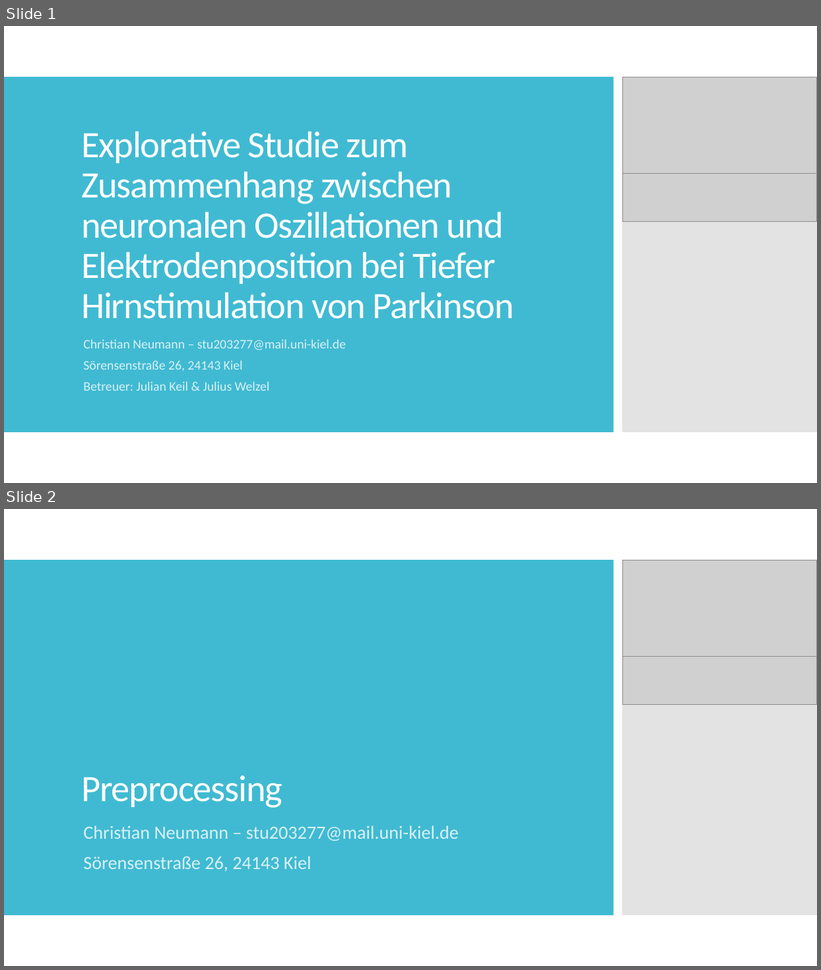
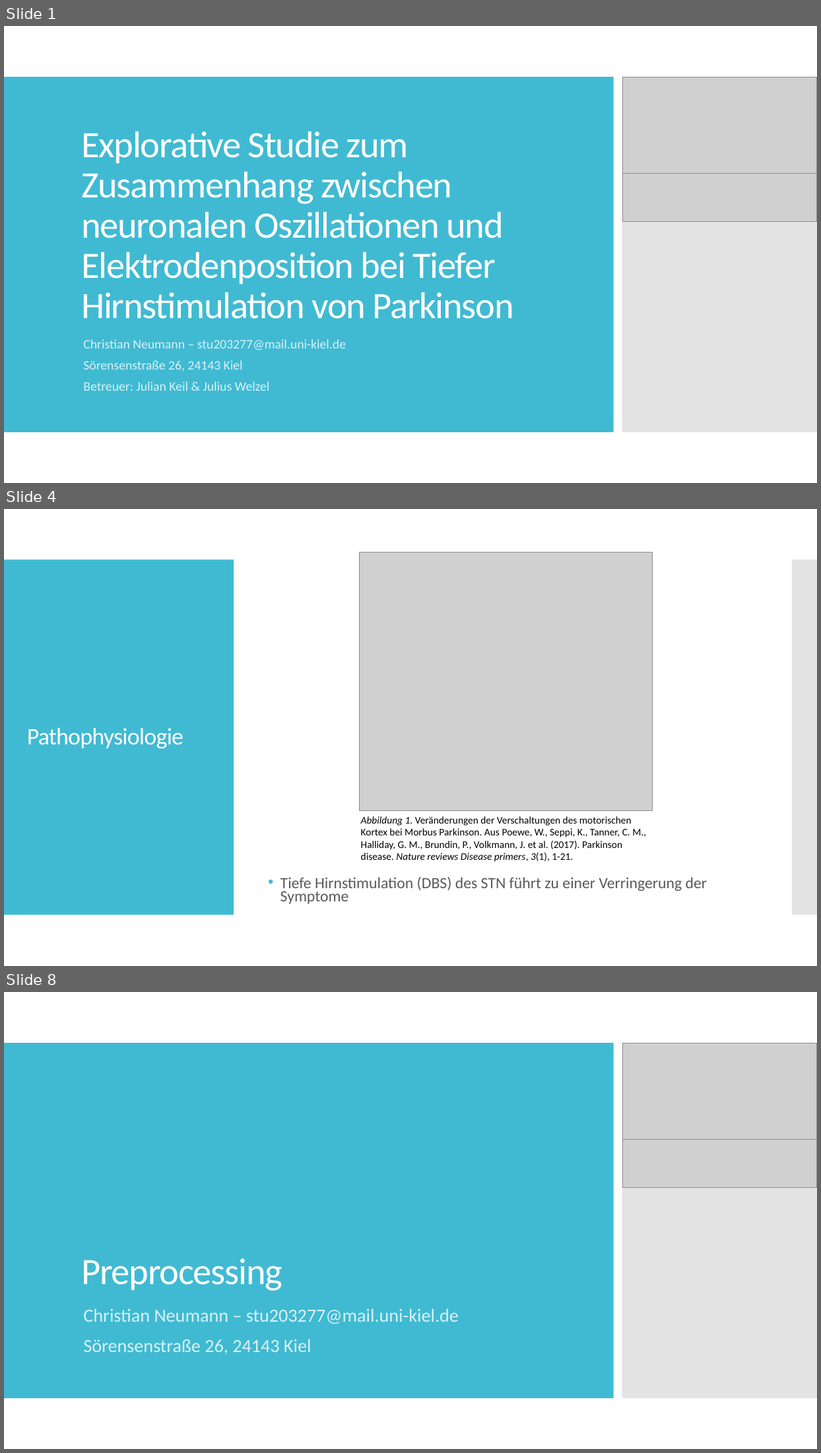
Before and after one commit to christianneumannCAU/Master-CAU, a slide deck: 03_exposé/Results.pptx. Shown one above the other, each under a label of ours: slides 1 and 2 before the commit, slides 1, 4 and 8 after it; the slides between them are not shown. The pictures are 821x970 and 821x1453 pixels, drawn with LibreOffice and Linux fonts; fonts in the diff are those of the drawing; grey boxes stand for pictures. Boxes give left, top, right and bottom in pixels: in the first picture for what was removed or moved away, otherwise in the second. Text is boxed around its words. In the diff, an @@ line names an element or a change of style, - is before the commit and + after.

```diff
--- a/03_exposé/Results.pptx
+++ b/03_exposé/Results.pptx
@@ slide 4 added at (x1=4, y1=509, x2=817, y2=966), background #FFFFFF @@
@@ rectangle added at (x1=4, y1=560, x2=234, y2=916), fill #40BAD2 @@
@@ picture added at (x1=360, y1=553, x2=652, y2=811) @@
@@ rectangle added at (x1=792, y1=560, x2=817, y2=916), fill #C8C8C8 at 50% opacity @@
@@ title added at (x1=27, y1=728, x2=184, y2=749), 28 pt, text #FFFFFF @@
+Pathophysiologie
@@ text added at (x1=361, y1=817, x2=646, y2=862), 12 pt, text #000000 @@
+Abbildung 1. Veränderungen der Verschaltungen des motorischen Kortex bei Morbus Parkinson. Aus Poewe, W., Seppi, K., Tanner, C. M., Halliday, G. M., Brundin, P., Volkmann, J. et al. (2017). Parkinson disease. Nature reviews Disease primers, 3(1), 1-21.
@@ text added at (x1=281, y1=877, x2=708, y2=904), 18.5 pt, text #595959 @@
+• Tiefe Hirnstimulation (DBS) des STN führt zu einer Verringerung der Symptome
@@ what was slide 2 is now slide 8 @@
```
Also in this commit, not shown: 7 slides changed, 12 other slides added, 6 slides removed, 15 other files.
